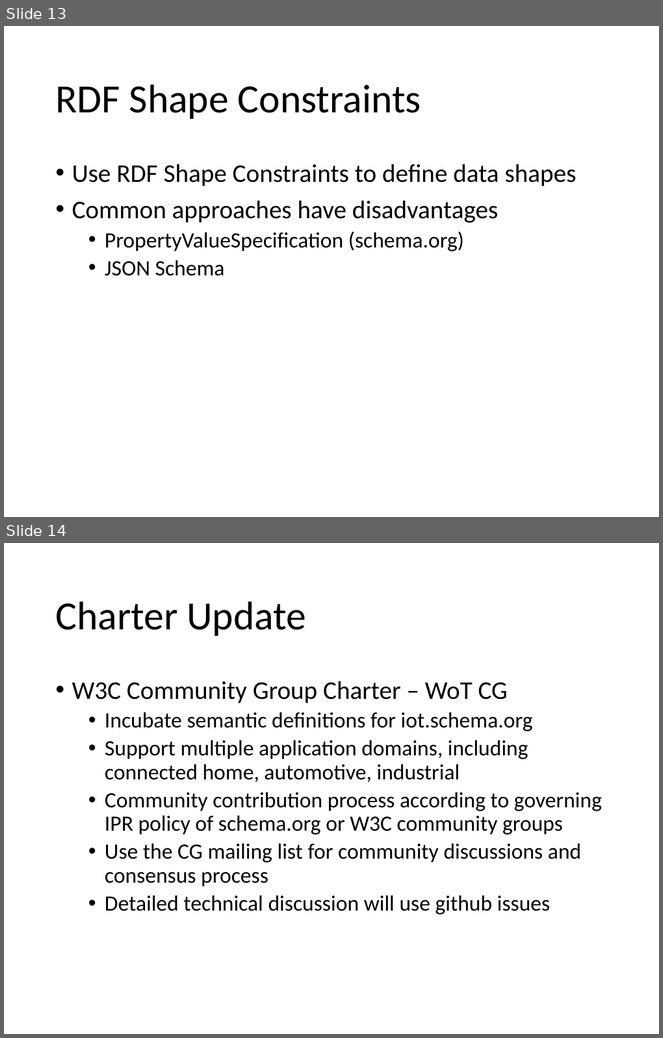
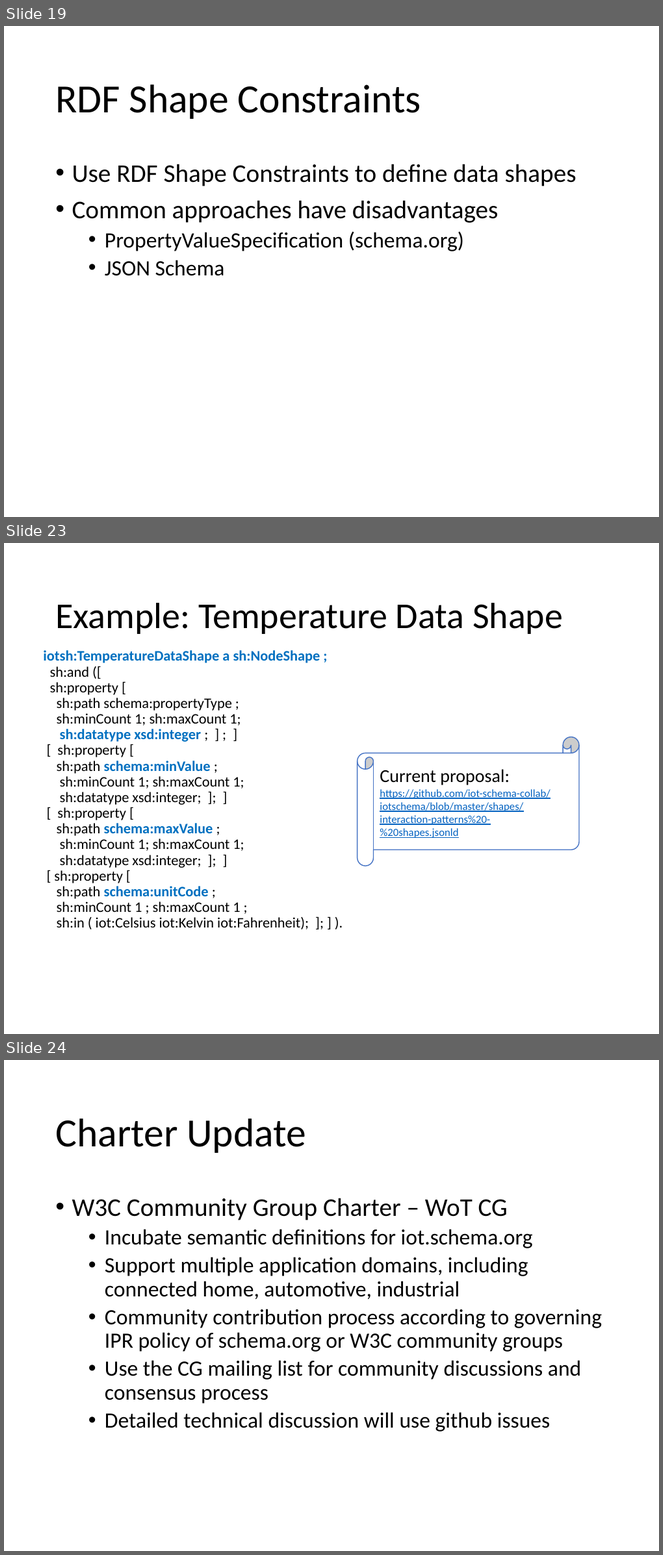
Before and after one commit to iot-schema-collab/teleconferences, a slide deck: iot.schema.org-19042018.pptx. Shown one above the other, each under a label of ours: slides 13 and 14 before the commit, slides 19, 23 and 24 after it; the slides between them are not shown. The pictures are 663x1038 and 663x1555 pixels, drawn with LibreOffice and Linux fonts; fonts in the diff are those of the drawing. Boxes give left, top, right and bottom in pixels: in the first picture for what was removed or moved away, otherwise in the second. Text is boxed around its words. In the diff, an @@ line names an element or a change of style, - is before the commit and + after.

Commit message:
Added a proposal for use of RDF Shape Constraints into iot.schema.org. Also added a proposal for introducing the Feature of Interest into iot.schema.org, together with the integration with SSN/SOSA and W3C WoT Thing Description model.

```diff
--- a/iot.schema.org-19042018.pptx
+++ b/iot.schema.org-19042018.pptx
@@ slide 23 added at <box>4,543,659,1034</box>, background #FFFFFF @@
@@ title added at <box>55,603,563,634</box>, 40 pt, text #000000 @@
+Example: Temperature Data Shape
@@ text added at <box>43,650,321,930</box>, 16 pt, text #000000 @@
+iotsh:TemperatureDataShape a sh:NodeShape ;
+sh:and ([
+sh:property [
+sh:path schema:propertyType ;
+sh:minCount 1; sh:maxCount 1;
+sh:datatype xsd:integer ; ] ; ]
+[ sh:property [
+sh:path schema:minValue ;
+sh:minCount 1; sh:maxCount 1;
+sh:datatype xsd:integer; ]; ]
+[ sh:property [
+sh:path schema:maxValue ;
+sh:minCount 1; sh:maxCount 1;
+sh:datatype xsd:integer; ]; ]
+[ sh:property [
+sh:path schema:unitCode ;
+sh:minCount 1 ; sh:maxCount 1 ;
+sh:in ( iot:Celsius iot:Kelvin iot:Fahrenheit); ]; ] ).
@@ horizontal scroll added at <box>357,737,579,866</box>, fill #FFFFFF, outline #4472C4 1 pt, 12 pt, text #0563C1, underline @@
+Current proposal:
+https://github.com/iot-schema-collab/iotschema/blob/master/shapes/interaction-patterns%20-%20shapes.jsonld
@@ what was slide 13 is now slide 19 @@
@@ what was slide 14 is now slide 24 @@
```
Also in this commit, not shown: 9 other slides added, 1 other file.
